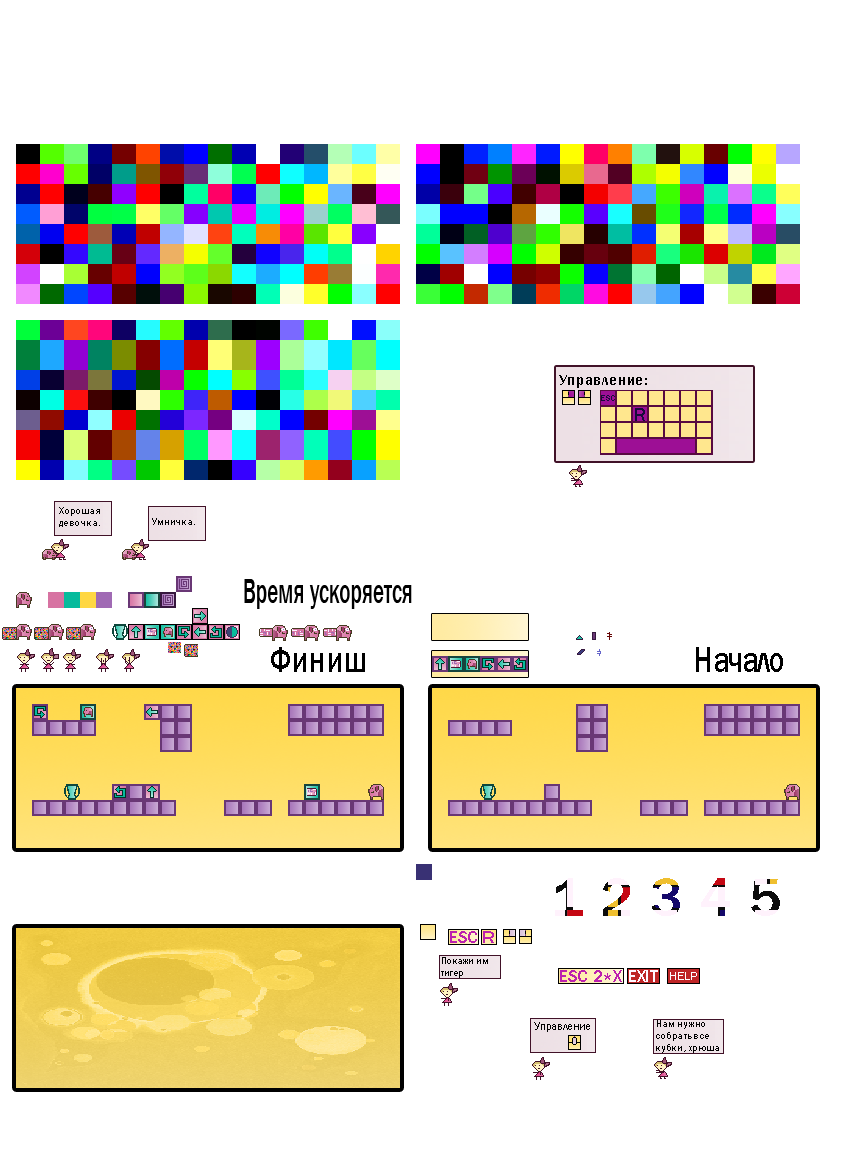
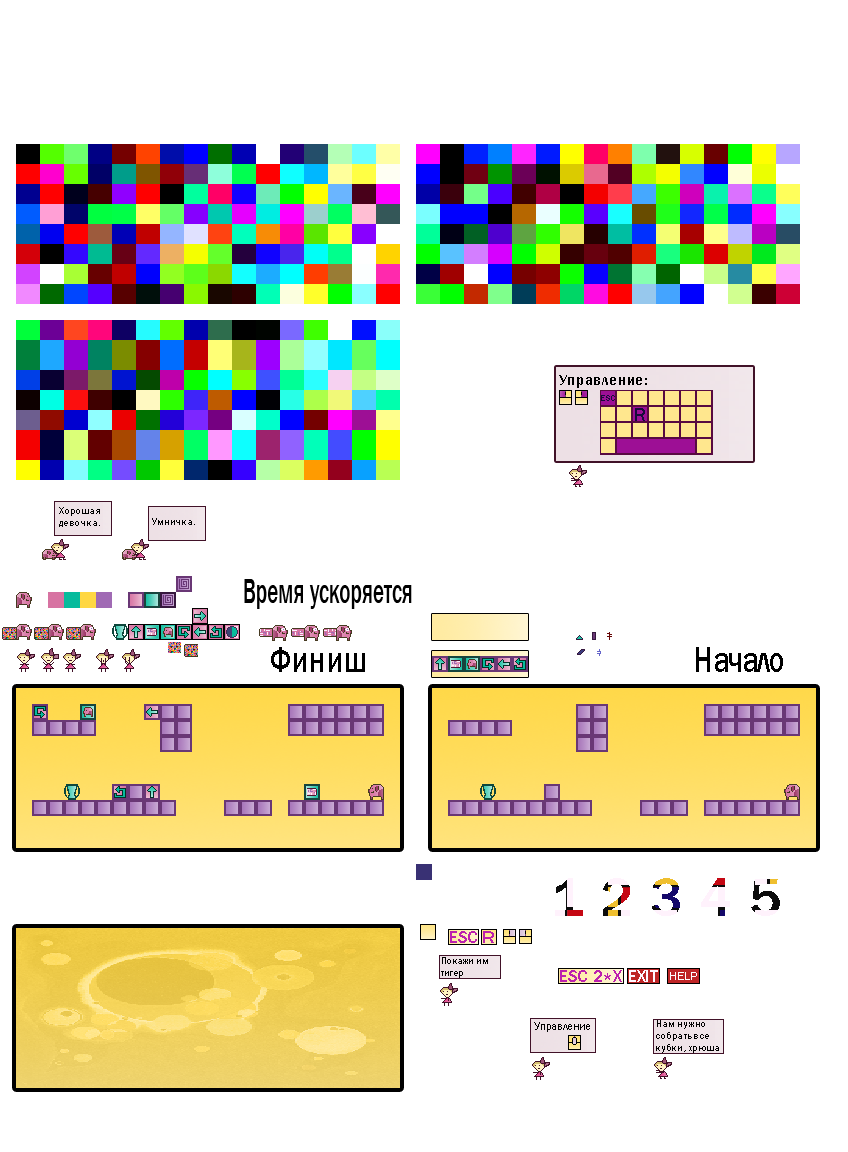
Revision of a layered 848px x 1152px image; what changed, layer by layer:
painted on "Слой 6" over [559,390,591,405]
